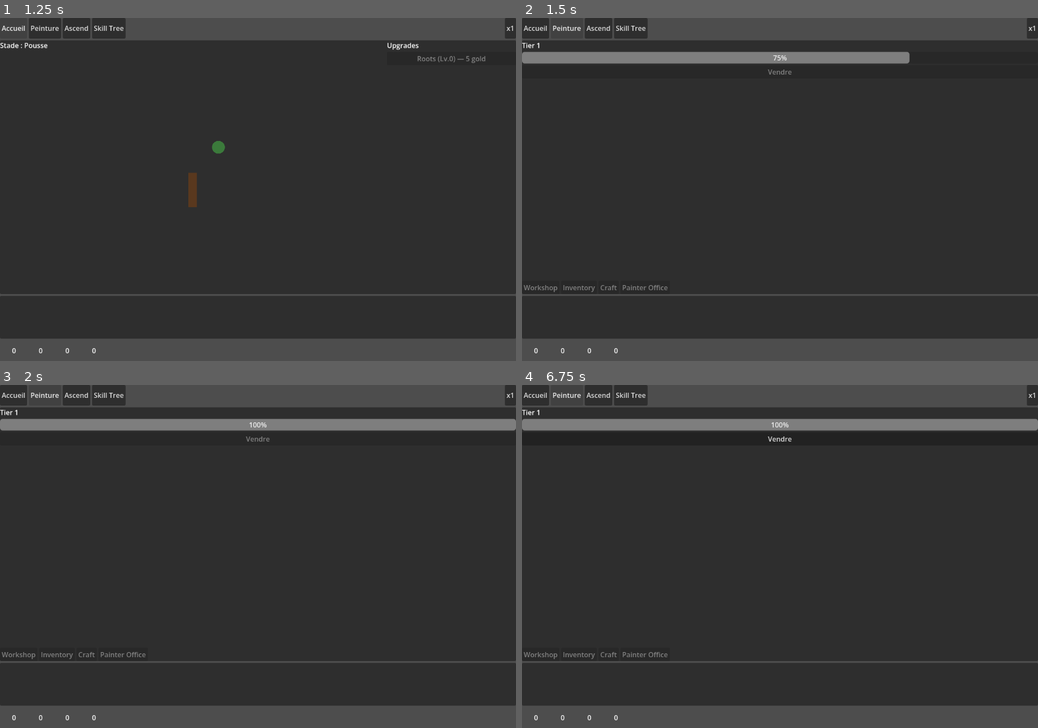
Above: before the commit, frames 1-4 (two rows, left to right).
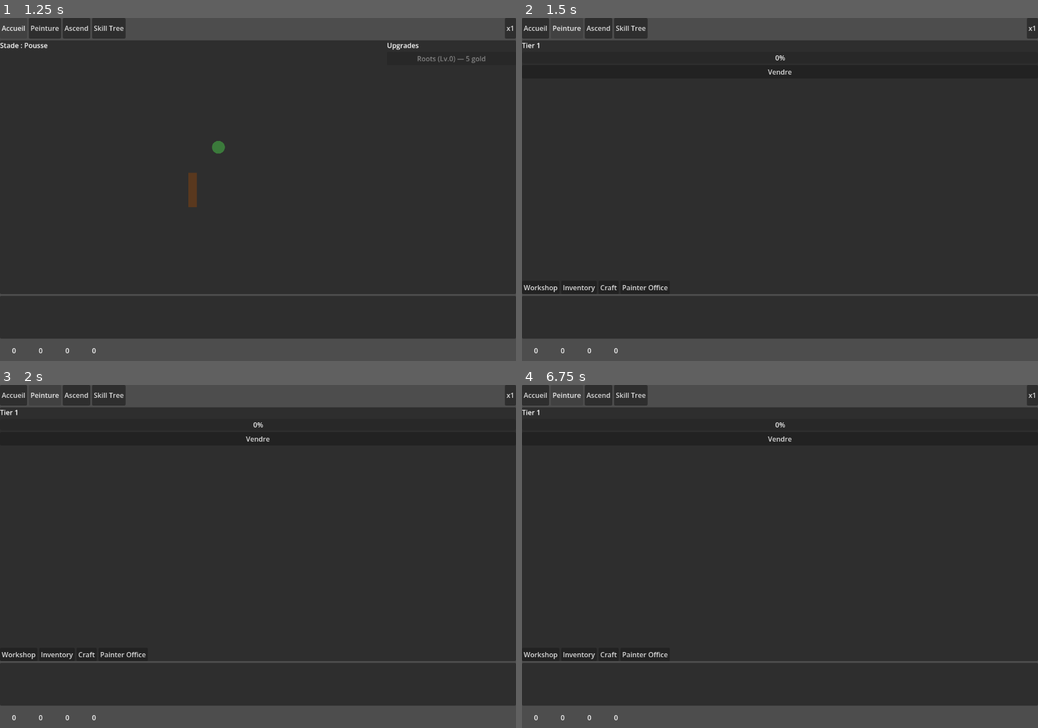
Above: after the commit, the same moments.

Repository: mitoufle/Artdle
Game: Godot game, scene res://Main.tscn
Same seed, same stepped clock (60 frames per second), same inputs: the game is played once before the commit and once after it.
Inputs:
- Up to frame 1 (1.25 s): click "Accueil" at 0.5 s
- Up to frame 2 (1.5 s): click "Peinture" at 1.25 s
- Up to frame 3 (2 s): no input
- Up to frame 4 (6.75 s): click "Ascend" at 2 s; click "Skill Tree" at 2.75 s; click "x1" at 3.5 s; click "x10" at 4.25 s; click "x100" at 5 s; click "Accueil" at 5.75 s; click "Peinture" at 6.5 s

Frame 1 is identical in both runs. In frame 2, 2.9% of the frame differs, in the area x 0-76%, y 9-80%; in frame 3, 3.7%, in the area x 0-100%, y 9-80%; in frame 4, 3.7%.
Error after the commit: Invalid access to property or key 'sold' on a base object of type 'Node (Canvas)'. (res://scripts/autoloads/GameState.gd:105)

Commit message:
Canvas: refactor to per-slot with finished payload

Diff:
--- a/scripts/systems/Canvas.gd
+++ b/scripts/systems/Canvas.gd
@@ -1,36 +1,51 @@
 class_name Canvas
 extends Node
 
-signal sold(tier: int, gold_amount: float)
+# Per-slot canvas. Holds only progress + the snapshot of paint_time/quality
+# that was active at canvas-start. Reconfiguration of sticky config does NOT
+# affect a canvas already in flight — it only affects subsequent canvases
+# (see spec §3 "sticky configuration + observed loop").
 
-var tier: int = 1
+signal finished(payload: Dictionary)
+# payload keys: quality (float), tier (int), subject_id (String), gambled (bool),
+#               chef_doeuvre (bool). Slot manager fills tier/subject/gambled/chef before emit.
+
+var paint_time: float = 0.0
+var quality: float = 0.0
 var progress_seconds: float = 0.0
+var is_running: bool = false
+
+func start(p_paint_time: float, p_quality: float) -> void:
+    paint_time = p_paint_time
+    quality = p_quality
+    progress_seconds = 0.0
+    is_running = true
 
 func tick(delta: float) -> void:
+    if not is_running:
+        return
     progress_seconds += delta
-
-func is_ready_to_sell() -> bool:
-    var needed: float = CanvasTiers.get_tier(tier)["paint_seconds"]
-    return progress_seconds >= needed
-
-func sell() -> void:
-    if not is_ready_to_sell():
-        return
-    var gold_value: float = CanvasTiers.get_tier(tier)["gold_value"]
-    progress_seconds = 0.0
-    sold.emit(tier, gold_value)
-
-func upgrade_tier() -> void:
-    if tier < CanvasTiers.MAX_TIER:
-        tier += 1
+    if progress_seconds >= paint_time:
+        is_running = false
+        progress_seconds = 0.0
+        finished.emit({"quality": quality})
 
 func reset() -> void:
-    tier = 1
+    paint_time = 0.0
+    quality = 0.0
     progress_seconds = 0.0
+    is_running = false
 
 func serialize() -> Dictionary:
-    return {"tier": tier, "progress_seconds": progress_seconds}
+    return {
+        "paint_time": paint_time,
+        "quality": quality,
+        "progress_seconds": progress_seconds,
+        "is_running": is_running,
+    }
 
 func deserialize(data: Dictionary) -> void:
-    tier = int(data.get("tier", 1))
+    paint_time = float(data.get("paint_time", 0.0))
+    quality = float(data.get("quality", 0.0))
     progress_seconds = float(data.get("progress_seconds", 0.0))
+    is_running = bool(data.get("is_running", false))
--- a/test/test_canvas.gd
+++ b/test/test_canvas.gd
@@ -1,6 +1,8 @@
 extends GutTest
 
 var canvas: Canvas
+var stub_quality: float = 18.0
+var stub_paint_time: float = 5.0
 
 func before_each():
     canvas = Canvas.new()
@@ -9,67 +11,41 @@
     if canvas != null:
         canvas.free()
 
-func test_initial_tier_1():
-    assert_eq(canvas.tier, 1)
-
 func test_initial_progress_zero():
     assert_eq(canvas.progress_seconds, 0.0)
 
 func test_tick_accumulates_progress():
+    canvas.start(stub_paint_time, stub_quality)
     canvas.tick(1.0)
     assert_eq(canvas.progress_seconds, 1.0)
 
-func test_ready_to_sell_when_progress_complete():
-    var paint_time = CanvasTiers.get_tier(canvas.tier)["paint_seconds"]
-    canvas.tick(paint_time + 0.5)
-    assert_true(canvas.is_ready_to_sell())
+func test_finishes_immediately_when_tick_exceeds_paint_time():
+    watch_signals(canvas)
+    canvas.start(stub_paint_time, stub_quality)
+    canvas.tick(stub_paint_time + 0.1)
+    assert_signal_emitted(canvas, "finished")
 
-func test_not_ready_before_paint_time():
-    canvas.tick(0.5)
-    assert_false(canvas.is_ready_to_sell())
+func test_finished_payload_carries_quality():
+    var captured: Array = []
+    canvas.finished.connect(func(payload: Dictionary): captured.append(payload))
+    canvas.start(stub_paint_time, stub_quality)
+    canvas.tick(stub_paint_time)
+    assert_eq(captured.size(), 1)
+    assert_eq(captured[0]["quality"], stub_quality)
 
-func test_sell_emits_canvas_sold():
-    watch_signals(canvas)
-    var paint_time = CanvasTiers.get_tier(canvas.tier)["paint_seconds"]
-    canvas.tick(paint_time)
-    canvas.sell()
-    assert_signal_emitted(canvas, "sold")
-
-func test_sell_resets_progress():
-    var paint_time = CanvasTiers.get_tier(canvas.tier)["paint_seconds"]
-    canvas.tick(paint_time)
-    canvas.sell()
-    assert_eq(canvas.progress_seconds, 0.0)
-    assert_false(canvas.is_ready_to_sell())
-
-func test_sell_when_not_ready_does_nothing():
-    watch_signals(canvas)
-    canvas.sell()
-    assert_signal_not_emitted(canvas, "sold")
-
-func test_upgrade_tier_increases_tier():
-    canvas.tier = 1
-    canvas.upgrade_tier()
-    assert_eq(canvas.tier, 2)
-
-func test_upgrade_tier_caps_at_max():
-    canvas.tier = CanvasTiers.MAX_TIER
-    canvas.upgrade_tier()
-    assert_eq(canvas.tier, CanvasTiers.MAX_TIER)
-
-func test_reset_sets_tier_1_and_progress_zero():
-    canvas.tier = 5
-    canvas.tick(1.0)
-    canvas.reset()
-    assert_eq(canvas.tier, 1)
+func test_progress_resets_after_finish():
+    canvas.start(stub_paint_time, stub_quality)
+    canvas.tick(stub_paint_time + 0.5)
+    # The slot manager re-starts immediately (auto-sale chain). Until then progress is 0.
     assert_eq(canvas.progress_seconds, 0.0)
 
 func test_serialize_roundtrip():
-    canvas.tier = 4
+    canvas.start(stub_paint_time, stub_quality)
     canvas.tick(2.5)
     var data = canvas.serialize()
     var fresh = Canvas.new()
     fresh.deserialize(data)
-    assert_eq(fresh.tier, 4)
     assert_eq(fresh.progress_seconds, 2.5)
+    assert_eq(fresh.paint_time, stub_paint_time)
+    assert_eq(fresh.quality, stub_quality)
     fresh.free()
